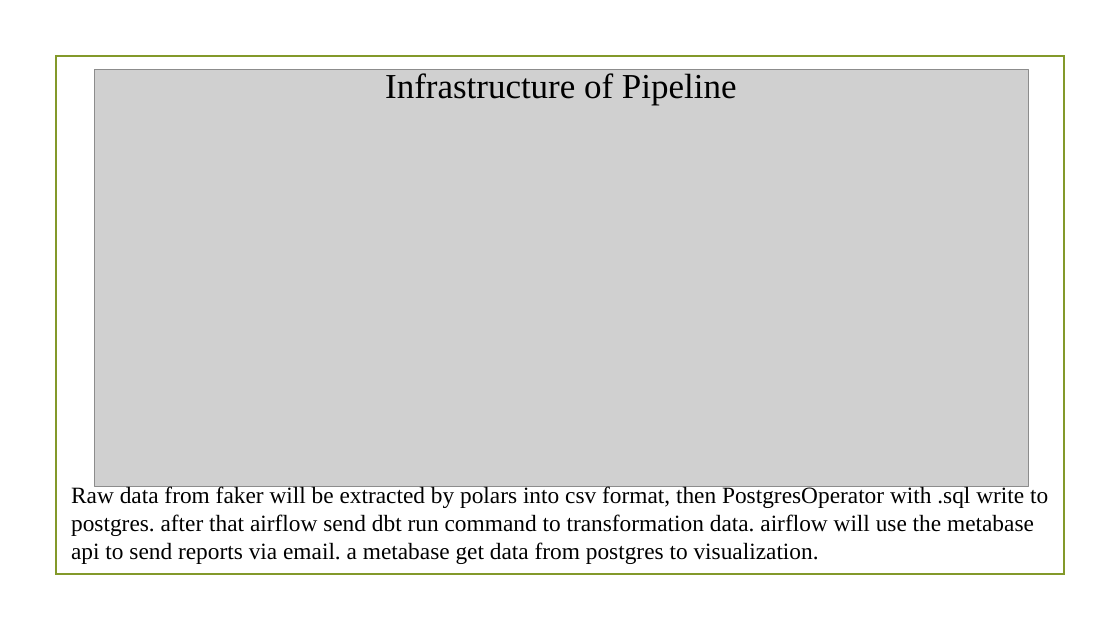
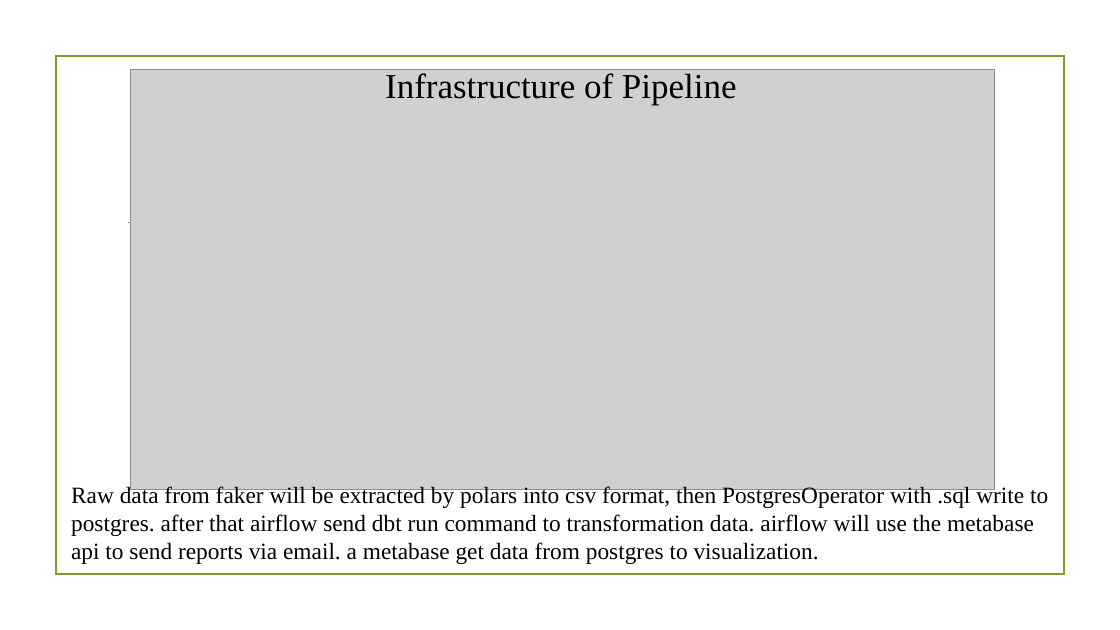
Before and after one commit to MuhammadMuhidin/DataCraft-ELT-Kimball-Modeling-with-Visual-Metabase, a slide deck: slide 2 of DataCraft ELT Kimball Modeling with Visual Metabase.pptx. Drawn at 1120x630 pixels with LibreOffice and Linux fonts; fonts in the diff are those of the drawing; grey boxes stand for pictures; background and template pictures are left out. Boxes give left, top, right and bottom in pixels: in the first picture for what was removed or moved away, otherwise in the second. Text is boxed around its words. In the diff, an @@ line names an element or a change of style, - is before the commit and + after.

```diff
--- a/DataCraft ELT Kimball Modeling with Visual Metabase.pptx
+++ b/DataCraft ELT Kimball Modeling with Visual Metabase.pptx
@@ picture: place and size @@
-picture at (94,70,1029,486)
+picture at (130,70,995,489)
@@ line added from (129, 223) to (992, 223), #83992A 1.25 pt @@
```
Also in this commit, not shown: 1 slide added, 7 other files.
